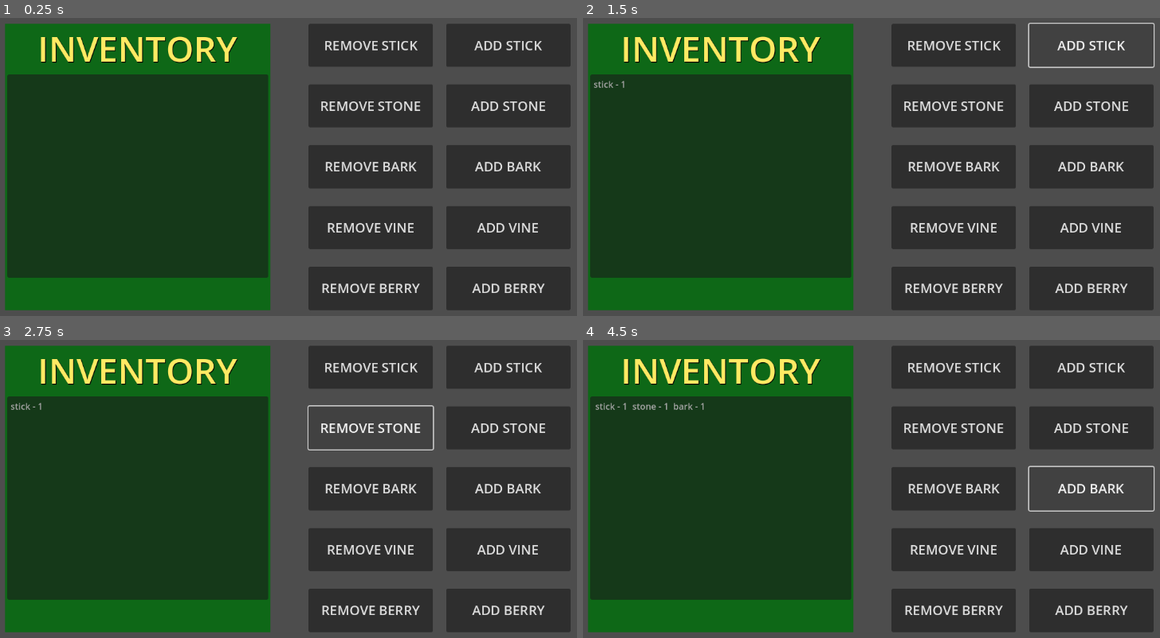
Above: before the commit, frames 1-4 (two rows, left to right).
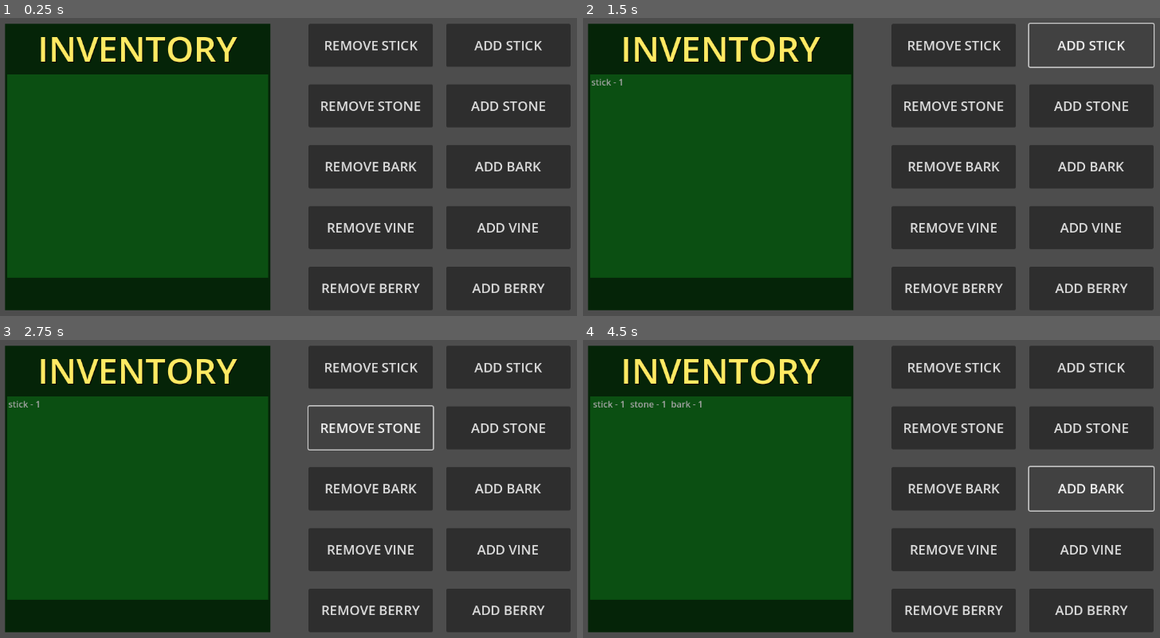
Above: after the commit, the same moments.

Repository: orcakt/gamejam-feb-2026
Game: Godot game, scene res://tests/test_inventory.tscn
Two runs of this game, one before a commit and one after it. Both use one fixed random seed, a clock stepped at 60 frames per second and the inputs below. This scene is started directly instead of the project's main scene.
Inputs:
- Up to frame 1 (0.25 s): no input
- Up to frame 2 (1.5 s): click "REMOVE STICK" at 0.5 s; click "ADD STICK" at 1.25 s
- Up to frame 3 (2.75 s): click "REMOVE STONE" at 2 s
- Up to frame 4 (4.5 s): click "ADD STONE" at 2.75 s; click "REMOVE BARK" at 3.5 s; click "ADD BARK" at 4.25 s

The runs differ from the first frame. In frame 1, 12% of the frame differs, in the area x 0-47%, y 1-99%; in frame 2, 12%; in frame 3, 12%; in frame 4, 12%.

Commit message:
created crafting UI WIP

Diff:
--- /dev/null
+++ b/stone-pine-survival/tests/test_crafting.gd
@@ -0,0 +1 @@
+extends Node
--- /dev/null
+++ b/stone-pine-survival/tests/test_crafting.tscn
@@ -0,0 +1,19 @@
+[gd_scene load_steps=5 format=3 uid="uid://cpinnoj410y7a"]
+
+[ext_resource type="PackedScene" uid="uid://dvu1o1sobdo3q" path="res://ui/game/crafting_ui.tscn" id="1_hwone"]
+[ext_resource type="Script" uid="uid://cdivoavxw4frb" path="res://tests/test_crafting.gd" id="1_vu8bc"]
+[ext_resource type="PackedScene" uid="uid://834qgegb5pgc" path="res://systems/crafting/crafter.tscn" id="2_ri5ea"]
+[ext_resource type="PackedScene" uid="uid://c37b7ydq2nrlk" path="res://systems/inventory/inventory.tscn" id="3_bnw5g"]
+
+[node name="TestCrafting" type="Node"]
+script = ExtResource("1_vu8bc")
+
+[node name="Crafter" parent="." instance=ExtResource("2_ri5ea")]
+
+[node name="Inventory" parent="." instance=ExtResource("3_bnw5g")]
+
+[node name="CanvasLayer" type="CanvasLayer" parent="."]
+
+[node name="CraftingUI" parent="CanvasLayer" node_paths=PackedStringArray("crafter", "inventory") instance=ExtResource("1_hwone")]
+crafter = NodePath("../../Crafter")
+inventory = NodePath("../../Inventory")
--- /dev/null
+++ b/stone-pine-survival/ui/game/crafting_ui.gd
@@ -0,0 +1,19 @@
+class_name CraftingUI
+extends Control
+
+
+@export var crafter: Crafter
+@export var inventory: Inventory
+
+@onready var left_input: TextureRect = %LeftInput
+@onready var right_input: TextureRect = %RightInput
+@onready var output: TextureRect = %Output
+
+
+func _on_btn_craft_pressed() -> void:
+	if crafter.can_craft(output.craftable, inventory.items):
+		# remove inputs from inventory
+		for input_item in output.craftable.inputs.keys():
+			inventory.remove(input_item, output.craftable.inputs[input_item])
+
+		# add new craftable ( BUT SHOULDNT THIS BE AN ITEM TOOOOO?!?!?! ) to inventory
--- /dev/null
+++ b/stone-pine-survival/ui/game/crafting_ui.tscn
@@ -0,0 +1,105 @@
+[gd_scene load_steps=2 format=3 uid="uid://dvu1o1sobdo3q"]
+
+[ext_resource type="Script" uid="uid://egdwp5pke76g" path="res://ui/game/crafting_ui.gd" id="1_uylle"]
+
+[node name="CraftingUI" type="Control"]
+layout_mode = 3
+anchors_preset = 15
+anchor_right = 1.0
+anchor_bottom = 1.0
+grow_horizontal = 2
+grow_vertical = 2
+mouse_filter = 2
+script = ExtResource("1_uylle")
+
+[node name="MarginContainer" type="MarginContainer" parent="."]
+layout_mode = 1
+anchors_preset = 15
+anchor_right = 1.0
+anchor_bottom = 1.0
+offset_left = 576.0
+grow_horizontal = 2
+grow_vertical = 2
+theme_override_constants/margin_left = 32
+theme_override_constants/margin_top = 64
+theme_override_constants/margin_right = 64
+theme_override_constants/margin_bottom = 64
+
+[node name="ColorRect" type="ColorRect" parent="MarginContainer"]
+layout_mode = 2
+color = Color(0.023529412, 0.03529412, 0.12156863, 1)
+
+[node name="Label2" type="Label" parent="MarginContainer/ColorRect"]
+layout_mode = 1
+anchors_preset = 10
+anchor_right = 1.0
+offset_bottom = 88.0
+grow_horizontal = 2
+theme_override_colors/font_color = Color(1, 0.91866666, 0.39, 1)
+theme_override_colors/font_shadow_color = Color(0, 0, 0, 1)
+theme_override_colors/font_outline_color = Color(0, 0, 0, 1)
+theme_override_font_sizes/font_size = 64
+text = "CRAFTING"
+horizontal_alignment = 1
+vertical_alignment = 1
+
+[node name="LeftInput" type="TextureRect" parent="MarginContainer/ColorRect"]
+unique_name_in_owner = true
+custom_minimum_size = Vector2(160, 160)
+layout_mode = 1
+anchors_preset = 5
+anchor_left = 0.5
+anchor_right = 0.5
+offset_left = -176.0
+offset_top = 88.0
+offset_right = -16.0
+offset_bottom = 248.0
+grow_horizontal = 2
+
+[node name="RightInput" type="TextureRect" parent="MarginContainer/ColorRect"]
+unique_name_in_owner = true
+custom_minimum_size = Vector2(160, 160)
+layout_mode = 1
+anchors_preset = 5
+anchor_left = 0.5
+anchor_right = 0.5
+offset_left = 16.0
+offset_top = 88.0
+offset_right = 176.0
+offset_bottom = 248.0
+grow_horizontal = 2
+
+[node name="Output" type="TextureRect" parent="MarginContainer/ColorRect"]
+unique_name_in_owner = true
+custom_minimum_size = Vector2(160, 160)
+layout_mode = 1
+anchors_preset = 7
+anchor_left = 0.5
+anchor_top = 1.0
+anchor_right = 0.5
+anchor_bottom = 1.0
+offset_left = -80.0
+offset_top = -256.0
+offset_right = 80.0
+offset_bottom = -96.0
+grow_horizontal = 2
+grow_vertical = 0
+
+[node name="BtnCraft" type="Button" parent="MarginContainer/ColorRect"]
+layout_mode = 1
+anchors_preset = 7
+anchor_left = 0.5
+anchor_top = 1.0
+anchor_right = 0.5
+anchor_bottom = 1.0
+offset_left = -121.25
+offset_top = -69.0
+offset_right = 121.25
+offset_bottom = -16.0
+grow_horizontal = 2
+grow_vertical = 0
+theme_override_colors/font_color = Color(1, 0.91764706, 0.3882353, 1)
+theme_override_font_sizes/font_size = 32
+text = "CRAFT"
+
+[connection signal="pressed" from="MarginContainer/ColorRect/BtnCraft" to="." method="_on_btn_craft_pressed"]
--- a/stone-pine-survival/ui/game/inventory_ui.tscn
+++ b/stone-pine-survival/ui/game/inventory_ui.tscn
@@ -1,6 +1,9 @@
-[gd_scene load_steps=2 format=3 uid="uid://diagt3m0ao5nj"]
+[gd_scene load_steps=3 format=3 uid="uid://diagt3m0ao5nj"]
 
 [ext_resource type="Script" uid="uid://b88e3rad0ubfo" path="res://ui/game/inventory_ui.gd" id="1_jyxci"]
+
+[sub_resource type="StyleBoxFlat" id="StyleBoxFlat_jyxci"]
+bg_color = Color(0.043399997, 0.31, 0.07005997, 1)
 
 [node name="InventoryUI" type="Control"]
 layout_mode = 3
@@ -27,7 +30,7 @@
 
 [node name="TextureRect" type="ColorRect" parent="MarginContainer"]
 layout_mode = 2
-color = Color(0.057399992, 0.41, 0.09265996, 1)
+color = Color(0.019607844, 0.14117648, 0.03137255, 1)
 
 [node name="Label" type="Label" parent="MarginContainer/TextureRect"]
 layout_mode = 1
@@ -35,7 +38,7 @@
 anchor_right = 1.0
 offset_bottom = 88.0
 grow_horizontal = 2
-theme_override_colors/font_color = Color(1, 0.91866666, 0.39, 1)
+theme_override_colors/font_color = Color(1, 0.91764706, 0.3882353, 1)
 theme_override_colors/font_shadow_color = Color(0, 0, 0, 1)
 theme_override_colors/font_outline_color = Color(0, 0, 0, 1)
 theme_override_font_sizes/font_size = 64
@@ -55,6 +58,7 @@
 offset_bottom = -59.0
 grow_horizontal = 2
 grow_vertical = 2
+theme_override_styles/panel = SubResource("StyleBoxFlat_jyxci")
 max_columns = 6
 same_column_width = true
 icon_mode = 0
Not shown, added: stone-pine-survival/tests/test_crafting.gd.uid
Not shown, added: stone-pine-survival/ui/game/crafting_ui.gd.uid
